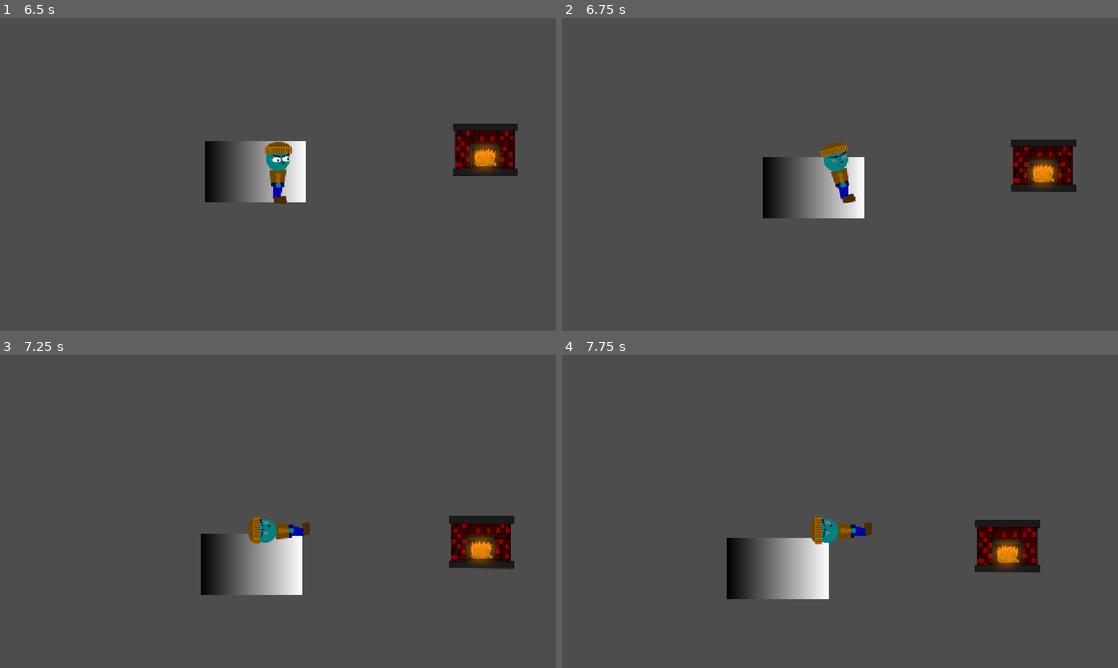
Above: before the commit, frames 1-4 (two rows, left to right).
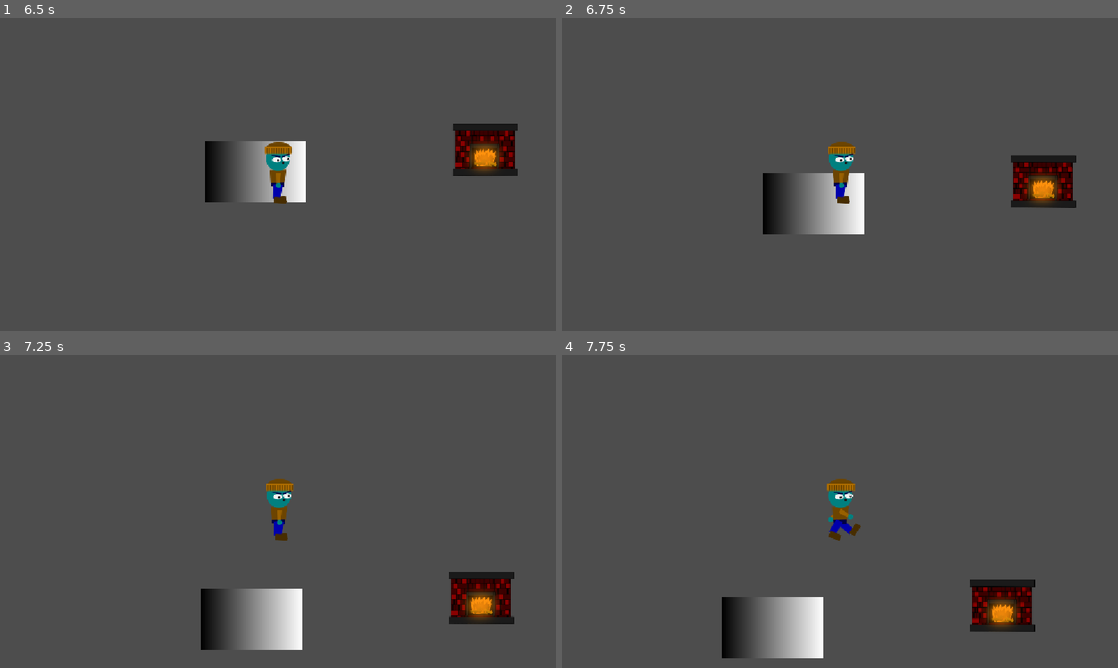
Above: after the commit, the same moments.

Repository: DropletU/autumn
Game: Godot game, scene res://Scenes/prologue.tscn
The game is run twice, just before and just after one commit, with the same random seed, the same clock (stepped at 60 frames per second) and the same inputs.
Inputs:
- Up to frame 1 (6.5 s): tap Enter (ui_accept) at 0.5, 0.77, 1.52, 2, 3.02, 3.77, 4.52, 5.75, 6.02 s; hold D (right) 0.53-1.28 s; hold Shift (sprint) 0.53-1.28 s; tap Space at 1.25, 2.75, 4.25 s; hold S (down) 1.28-2.03 s; tap Shift (sprint) every 1.5 s from 1.35 to 5.85 s; hold D (right) 2.03-2.78 s; hold Shift (sprint) 2.03-2.78 s; hold W (up) 2.78-3.53 s; hold Shift (sprint) 3.53-4.28 s; hold A (left) 3.53-5.03 s; hold S (down) 5.03-5.78 s; hold Shift (sprint) 5.03-5.78 s; hold D (right) from 5.78 s (still down)
- Up to frame 2 (6.75 s): release D (right) at 6.53 s; hold W (up) from 6.53 s (still down); hold Shift (sprint) from 6.53 s (still down)
- Up to frame 3 (7.25 s): keep holding W (up); keep holding Shift (sprint); tap Enter (ui_accept) at 6.77 s
- Up to frame 4 (7.75 s): release W (up) at 7.28 s; release Shift (sprint) at 7.28 s; hold D (right) from 7.28 s (still down); tap Shift (sprint) at 7.35 s; tap Enter (ui_accept) at 7.52 s

Frame 1 is identical in both runs. In frame 2, 3.9% of the frame differs, in the area x 36-93%, y 38-70%; in frame 3, 9.8%; in frame 4, 10%, in the area x 28-86%, y 39-97%.

Commit message:
Player Animations: Play all animations through the state machine

Diff:
--- a/Scenes/player.tscn
+++ b/Scenes/player.tscn
@@ -52,9 +52,9 @@
 "duration": 1.0,
 "texture": SubResource("AtlasTexture_h4iuc")
 }],
-"loop": 2,
+"loop": 0,
 "name": &"death",
-"speed": 5.0
+"speed": 1.5
 }, {
 "frames": [{
 "duration": 1.0,
@@ -82,10 +82,11 @@
 "speed": 5.0
 }]
 
-[node name="Player" type="CharacterBody2D" unique_id=1769773239 node_paths=PackedStringArray("state_machine", "health_component")]
+[node name="Player" type="CharacterBody2D" unique_id=932062855 node_paths=PackedStringArray("state_machine", "health_component")]
 script = ExtResource("1_v0iea")
 state_machine = NodePath("StateMachine")
 health_component = NodePath("HealthComponent")
+metadata/_custom_type_script = "uid://c4pfmm08h22bc"
 
 [node name="CollisionShape2D" type="CollisionShape2D" parent="." unique_id=735913356]
 position = Vector2(0, -7)
@@ -120,3 +121,4 @@
 [node name="AnimatedSprite2D" type="AnimatedSprite2D" parent="." unique_id=641165042]
 sprite_frames = SubResource("SpriteFrames_7f0hl")
 animation = &"death"
+autoplay = "default"
--- a/Scripts/StateMachine/States/dead_state.gd
+++ b/Scripts/StateMachine/States/dead_state.gd
@@ -1,25 +1,21 @@
 extends PlayerState
 
 @export var dead_duration: float = 1.0
-var dead_time: = 0.0
 
 func enter():
 	player.velocity = Vector2.ZERO
+	player.animation.play("death")
+	await player.animation.animation_finished
+	player.respawn()
+	transition.emit("IdleState")
 
 
 func exit():
-	dead_time = 0.0
+	pass
 
 
-func physics_update(delta: float):
-	dead_time+=delta
-	if dead_time < dead_duration:
-		return
-
-	player.respawn()
-	if Input.get_vector("left", "right", "up", "down"):
-		transition.emit("MovingState")
-	transition.emit("IdleState")
+func physics_update(_delta: float):
+	return
 
 
 func unhandled_input(_event: InputEvent):
--- a/Scripts/StateMachine/States/idle_state.gd
+++ b/Scripts/StateMachine/States/idle_state.gd
@@ -2,6 +2,8 @@
 
 func enter():
 	player.velocity = Vector2.ZERO
+	player.animation.speed_scale = 1
+	player.animation.play("default")
 
 
 func exit():
@@ -17,4 +19,4 @@
 
 
 func unhandled_input(_event: InputEvent):
-	pass # Runs on the players _unhandled_input()
+	pass
--- a/Scripts/StateMachine/States/running_state.gd
+++ b/Scripts/StateMachine/States/running_state.gd
@@ -1,7 +1,8 @@
 extends PlayerState
 
 func enter():
-	pass # Runs entering the state
+	player.animation.speed_scale = 1.5
+	player.animation.play("walk")
 
 
 func exit():
@@ -13,7 +14,11 @@
 	if direction == Vector2.ZERO:
 		transition.emit("IdleState")
 		return
-	player.velocity = direction*player.speed*delta
+	if direction.x > 0 and player.animation.flip_h:
+		player.animation.flip_h = false
+	elif direction.x < 0 and not player.animation.flip_h:
+		player.animation.flip_h = true
+	player.velocity = direction*player.speed*delta*2
 	player.move_and_slide()
 
 
--- a/Scripts/StateMachine/States/walking_state.gd
+++ b/Scripts/StateMachine/States/walking_state.gd
@@ -1,7 +1,8 @@
 extends PlayerState
 
 func enter():
-	pass # Runs entering the state
+	player.animation.speed_scale = 1
+	player.animation.play("walk")
 
 
 func exit():
@@ -13,6 +14,10 @@
 	if direction == Vector2.ZERO:
 		transition.emit("IdleState")
 		return
+	if direction.x > 0 and player.animation.flip_h:
+		player.animation.flip_h = false
+	elif direction.x < 0 and not player.animation.flip_h:
+		player.animation.flip_h = true
 	player.velocity = direction*player.speed*delta
 	player.move_and_slide()
 
--- a/Scripts/player.gd
+++ b/Scripts/player.gd
@@ -8,7 +8,6 @@
 @export var state_machine: StateMachine
 @export var health_component: HealthComponent
 @onready var animation: AnimatedSprite2D = $AnimatedSprite2D
-var bIsDead = false
 
 func _ready() -> void:
 	GameManager.player = self
@@ -18,20 +17,6 @@
 
 func _physics_process(delta: float) -> void:
 	state_machine.physics_update(delta)
-
-	if bIsDead == false:
-		if Input.is_action_just_pressed("sprint"):
-			bIsDead = true
-		if Input.is_action_pressed("left"):
-			$AnimatedSprite2D.scale = Vector2(-1,1)
-		elif Input.is_action_pressed("right"):
-			$AnimatedSprite2D.scale = Vector2.ONE
-		if Input.is_anything_pressed():
-			$AnimatedSprite2D.play("walk")
-		else:
-			$AnimatedSprite2D.play("default")
-	else:
-		$AnimatedSprite2D.play("death")
 
 
 func _unhandled_input(event: InputEvent) -> void:
